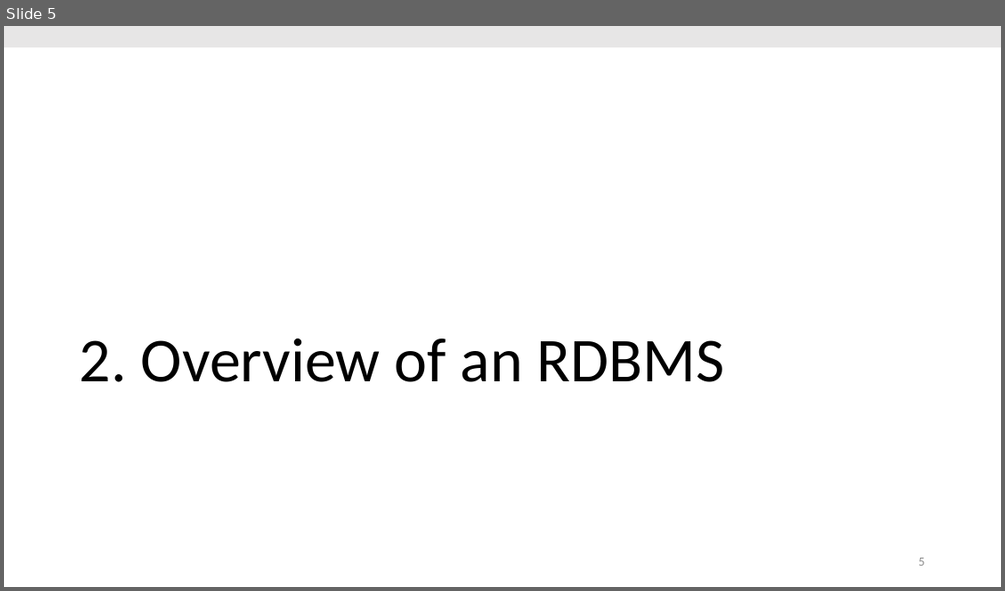
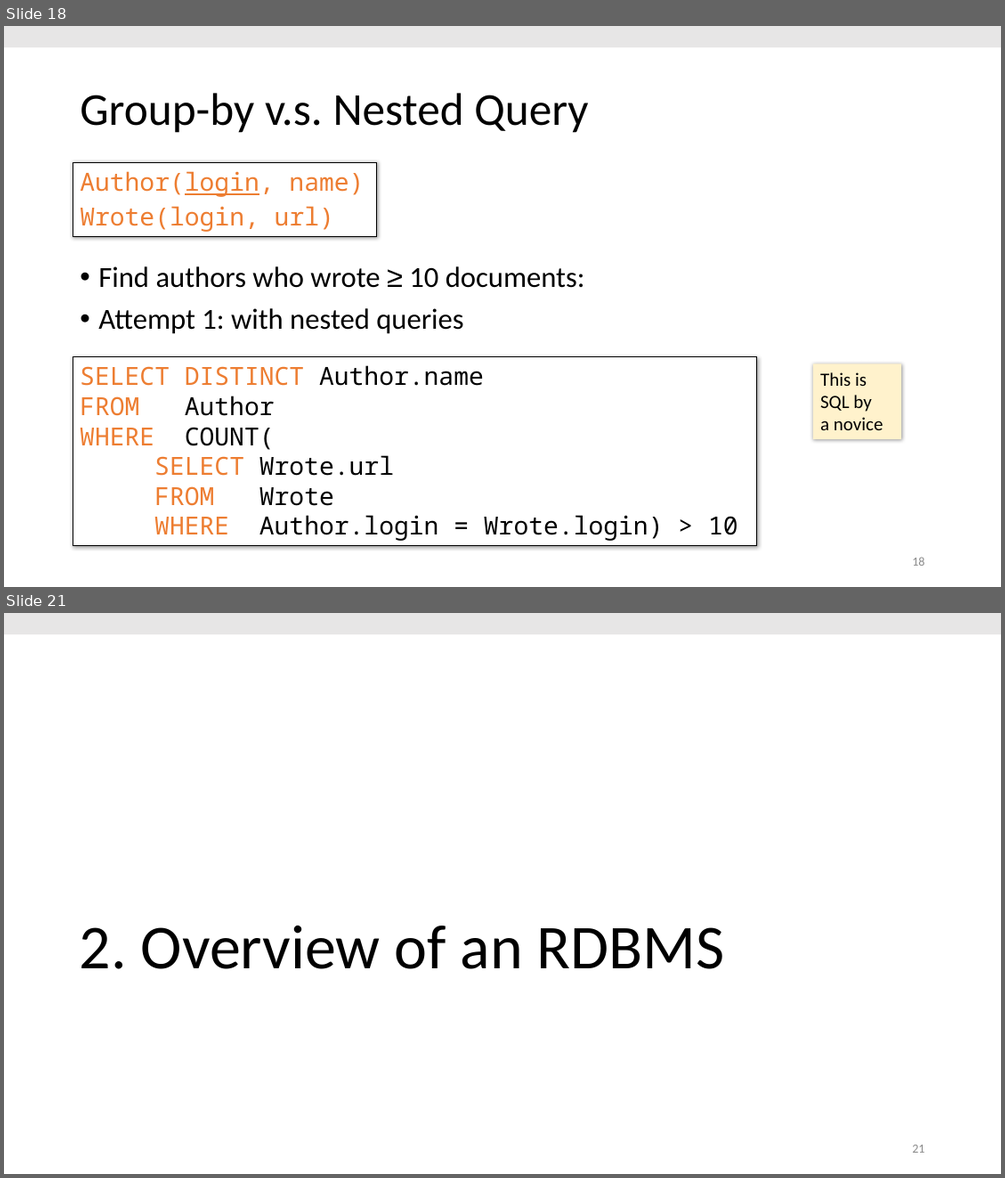
Before and after one commit to thodrek/cs639_spring19, a slide deck: lectures/lecture-6/Lecture_6_Princ.pptx. Shown one above the other, each under a label of ours: slide 5 before the commit, slides 18 and 21 after it; the slides between them are not shown. The pictures are 1005x591 and 1005x1178 pixels, drawn with LibreOffice and Linux fonts; fonts in the diff are those of the drawing. Boxes give left, top, right and bottom in pixels: in the first picture for what was removed or moved away, otherwise in the second. Text is boxed around its words. In the diff, an @@ line names an element or a change of style, - is before the commit and + after.

```diff
--- a/lectures/lecture-6/Lecture_6_Princ.pptx
+++ b/lectures/lecture-6/Lecture_6_Princ.pptx
@@ slide 18 added at [4, 26, 1001, 587], background #FFFFFF @@
@@ rectangle added at [4, 26, 1001, 47], fill #E7E6E6 @@
@@ title added at [80, 93, 588, 133], 44 pt, text #000000 @@
+Group-by v.s. Nested Query
@@ rectangle added at [73, 162, 377, 236], fill #FFFFFF, outline #000000 0.75 pt, 24 pt, text #ED7D31 @@
+Author(login, name)
+Wrote(login, url)
@@ text added at [98, 266, 585, 334], 28 pt, text #000000 @@
+• Find authors who wrote ≥ 10 documents:
+• Attempt 1: with nested queries
@@ rectangle added at [73, 357, 757, 546], fill #FFFFFF, outline #000000 0.75 pt, 24 pt, text #000000 @@
+SELECT DISTINCT Author.name
+FROM Author
+WHERE COUNT(
+SELECT Wrote.url
+FROM Wrote
+WHERE Author.login = Wrote.login) > 10
@@ rectangle added at [813, 364, 901, 440], fill #FFF2CC, 18 pt, text #000000 @@
+This is
+SQL by
+a novice
@@ page number added at [912, 556, 924, 565], 12 pt, text #8C8C8C @@
+18
@@ what was slide 5 is now slide 21 @@
@@ page number at [912, 1144, 924, 1152]: text changed @@
-5
+21
```
Also in this commit, not shown: 15 other slides added, 3 other files.
